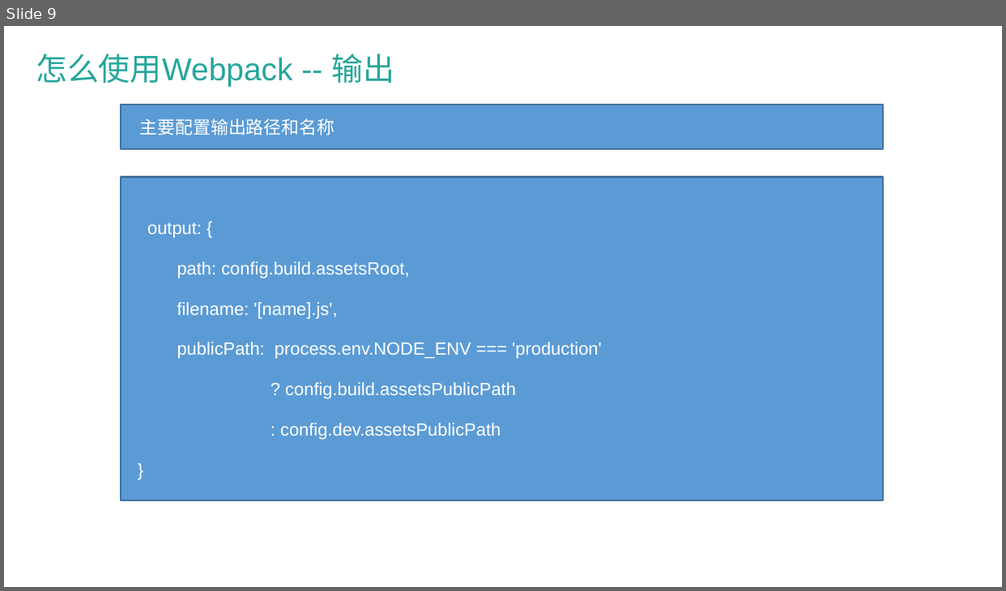
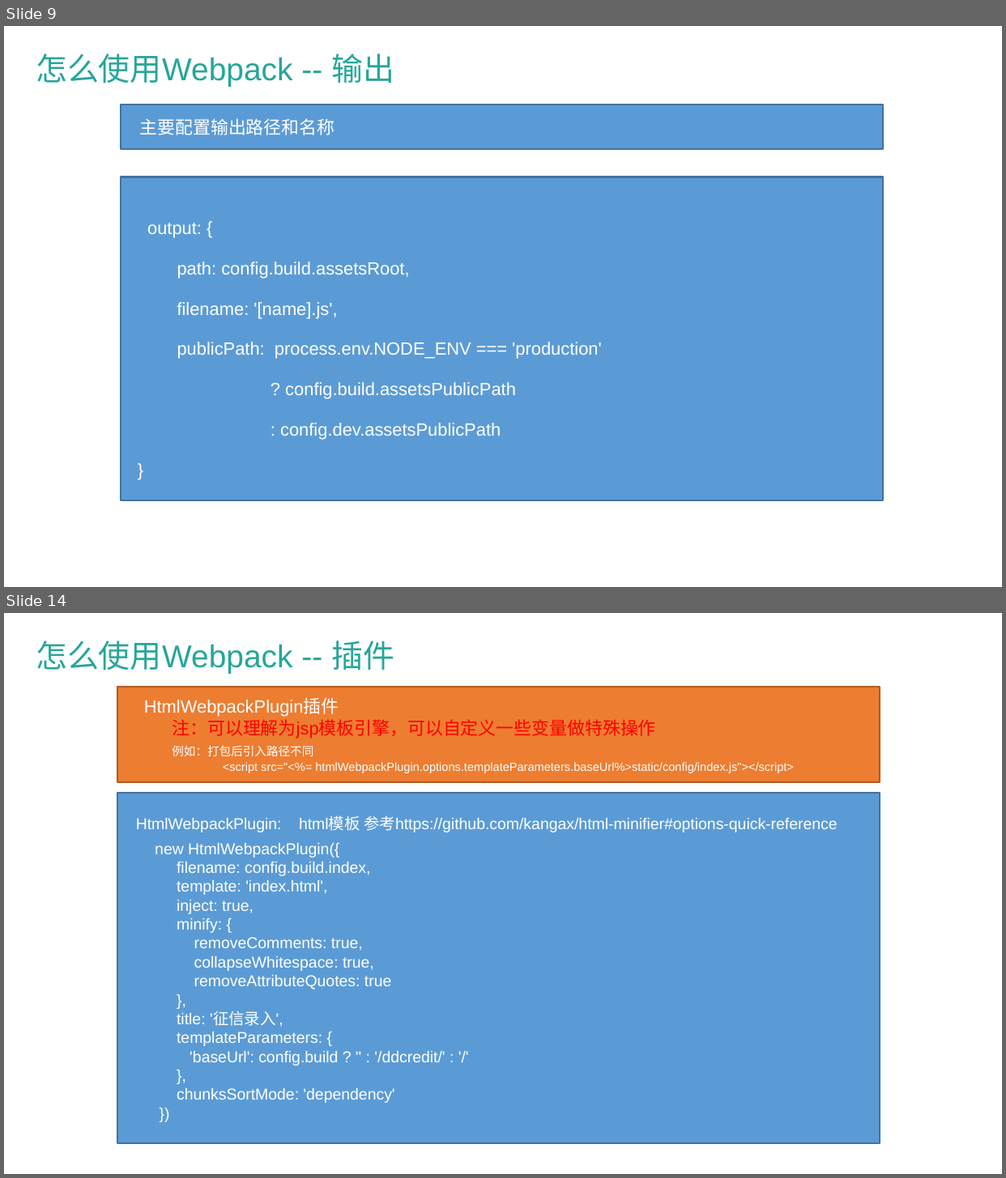
Before and after one commit to wangqiang66/webpack, a slide deck: Webpack简介.pptx. Shown one above the other, each under a label of ours: slide 9 before the commit, slides 9 and 14 after it; the slides between them are not shown. The pictures are 1006x591 and 1006x1178 pixels, drawn with LibreOffice and Linux fonts; fonts in the diff are those of the drawing; background and template pictures are left out. Boxes give left, top, right and bottom in pixels: in the first picture for what was removed or moved away, otherwise in the second. Text is boxed around its words. In the diff, an @@ line names an element or a change of style, - is before the commit and + after.

```diff
--- a/Webpack简介.pptx
+++ b/Webpack简介.pptx
@@ slide 14 added at bbox=[4, 613, 1002, 1174], background picture (left out); not listed: 1 template element that a slide beside it also shows @@
@@ text added at bbox=[36, 641, 394, 674], 32 pt, text #26A69A @@
+怎么使用Webpack -- 插件
@@ rectangle added at bbox=[117, 687, 880, 782], fill #ED7D31, outline #AF5C24 2 pt, 12 pt, text #FFFFFF @@
+HtmlWebpackPlugin插件
+注：可以理解为jsp模板引擎，可以自定义一些变量做特殊操作
+例如：打包后引入路径不同
+<script src="<%= htmlWebpackPlugin.options.templateParameters.baseUrl%>static/config/index.js"></script>
@@ rectangle added at bbox=[117, 794, 880, 1144], fill #5B9BD5, outline #43739E 2 pt, 16 pt, text #FFFFFF @@
+HtmlWebpackPlugin: html模板 参考https://github.com/kangax/html-minifier#options-quick-reference
+new HtmlWebpackPlugin({
+filename: config.build.index,
+template: 'index.html',
+inject: true,
+minify: {
+removeComments: true,
+collapseWhitespace: true,
+removeAttributeQuotes: true
+},
+title: '征信录入',
+templateParameters: {
+'baseUrl': config.build ? '' : '/ddcredit/' : '/'
+},
+chunksSortMode: 'dependency'
+})
```
Also in this commit, not shown: 11 slides changed, 4 other slides added, 1 slide removed, 26 other files.
